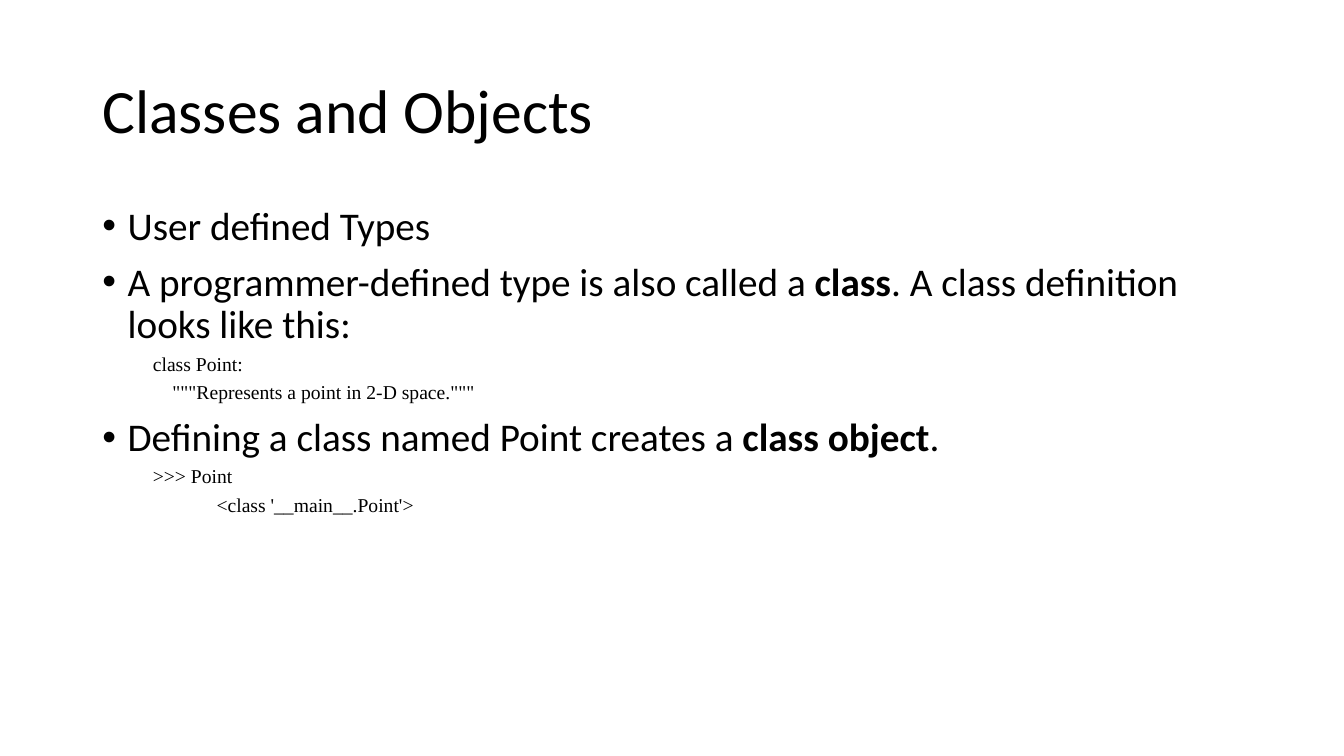
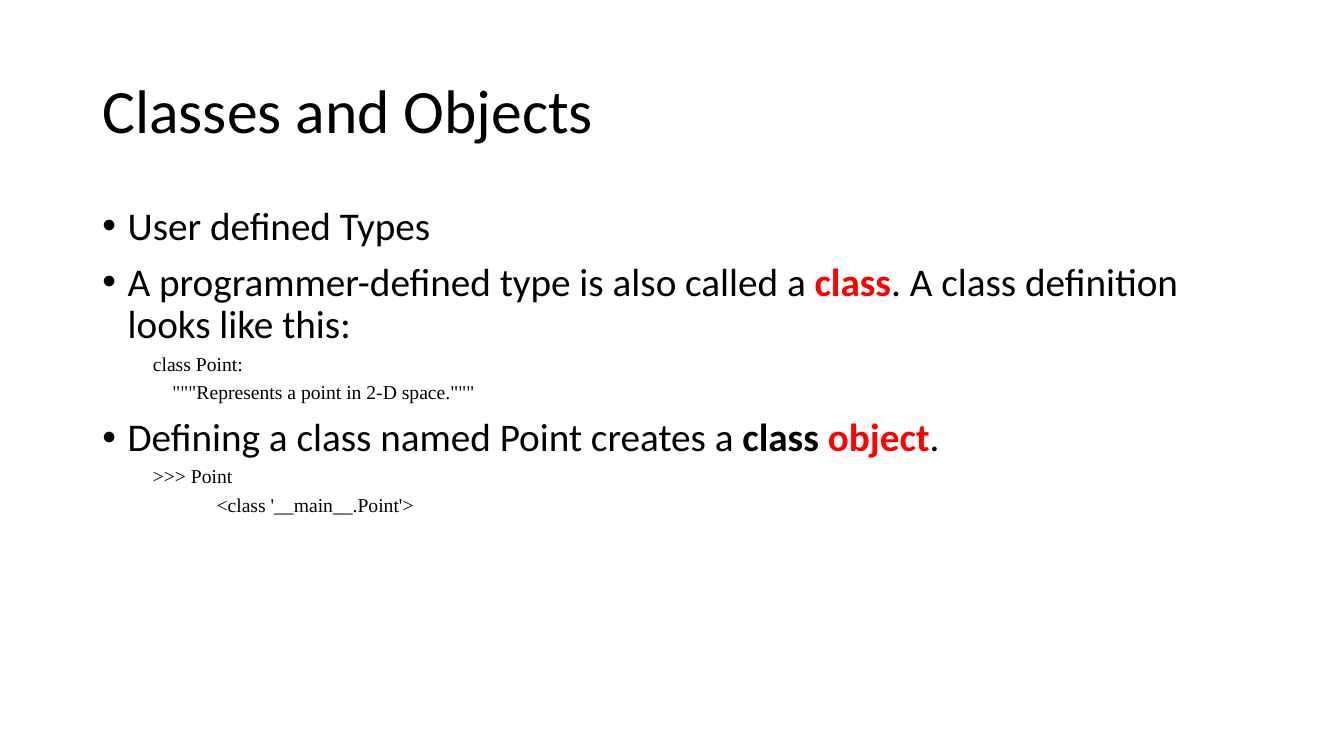
Before and after one commit to MobyAtTheo/PSG3, a slide deck: slide 20 of week05-ch15-21plus-pys.pptx. Drawn at 1344x756 pixels with LibreOffice and Linux fonts; fonts in the diff are those of the drawing. Boxes give left, top, right and bottom in pixels: in the first picture for what was removed or moved away, otherwise in the second. Text is boxed around its words. In the diff, an @@ line names an element or a change of style, - is before the commit and + after.

```diff
--- a/week05-ch15-21plus-pys.pptx
+++ b/week05-ch15-21plus-pys.pptx
@@ text at box(128, 268, 1178, 458): text colour #000000 to #FF0000 in "class.", "object." @@
```
Also in this commit, not shown: 2 other slides changed.
